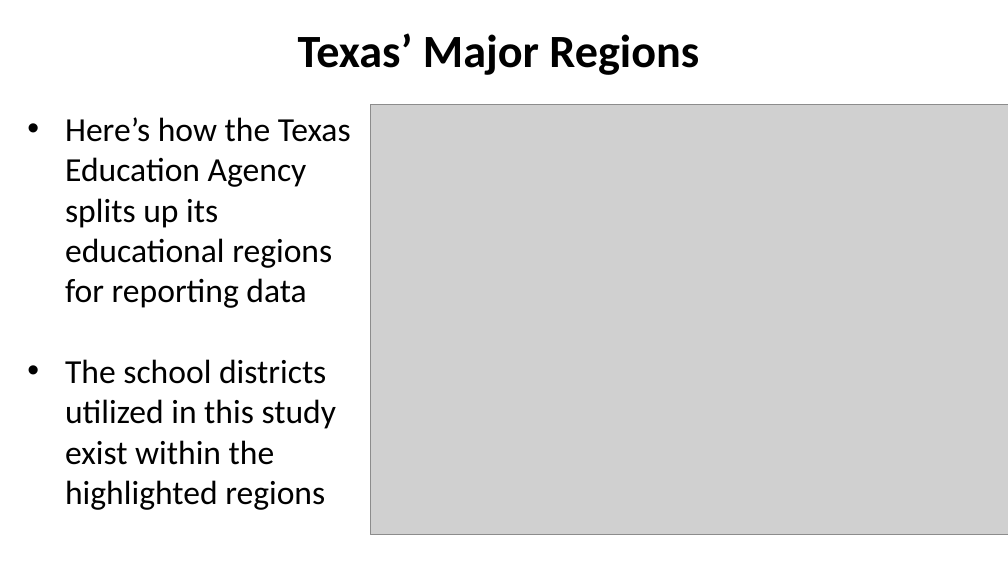
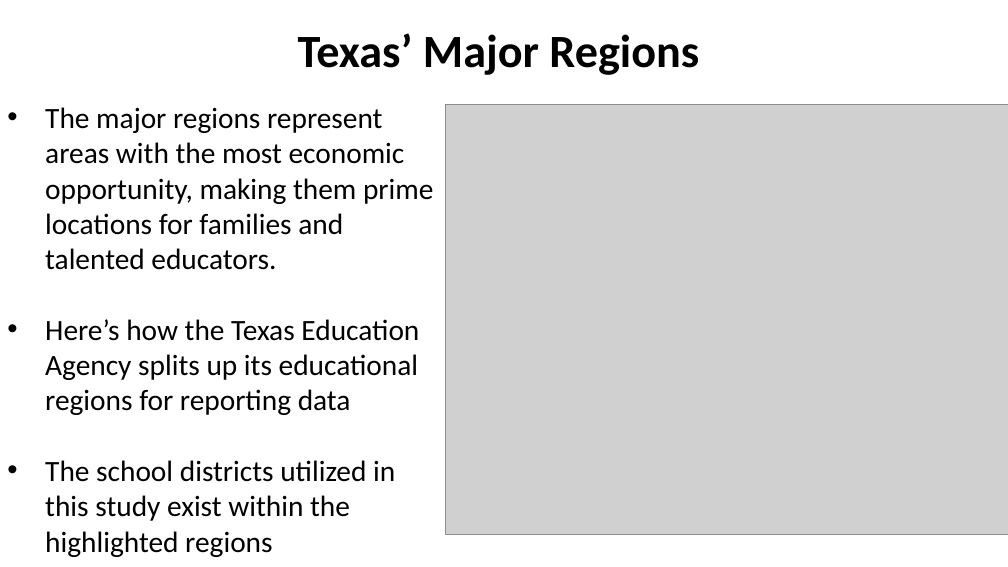
Before and after one commit to RachidRezzik/Texas_GradPercent_Predictor, a slide deck: slide 3 of TexasDistrictForecast.pptx. Drawn at 1008x567 pixels with LibreOffice and Linux fonts; fonts in the diff are those of the drawing; grey boxes stand for pictures. Boxes give left, top, right and bottom in pixels: in the first picture for what was removed or moved away, otherwise in the second. Text is boxed around its words. In the diff, an @@ line names an element or a change of style, - is before the commit and + after.

Commit message:
updated report and pp

```diff
--- a/TexasDistrictForecast.pptx
+++ b/TexasDistrictForecast.pptx
@@ text "The major regions represent areas ...": place and size @@
-text "The major regions represent areas ..." at bbox=[65, 117, 351, 510]
+text "The major regions represent areas ..." at bbox=[45, 107, 433, 557]
@@ text at bbox=[45, 107, 433, 270]: paragraph added @@
+• The major regions represent areas with the most economic opportunity, making them prime locations for families and talented educators.
@@ picture: place and size @@
-picture at bbox=[370, 104, 1008, 535]
+picture at bbox=[445, 104, 1008, 535]
@@ text at bbox=[45, 319, 419, 557]: size 32 to 28 pt in "Here’s how the Texas Education Agency splits ...", "The school districts utilized in this study ..." @@
```
Also in this commit, not shown: 5 other slides changed, 6 slides added, 2 slides removed, 1 other file.
